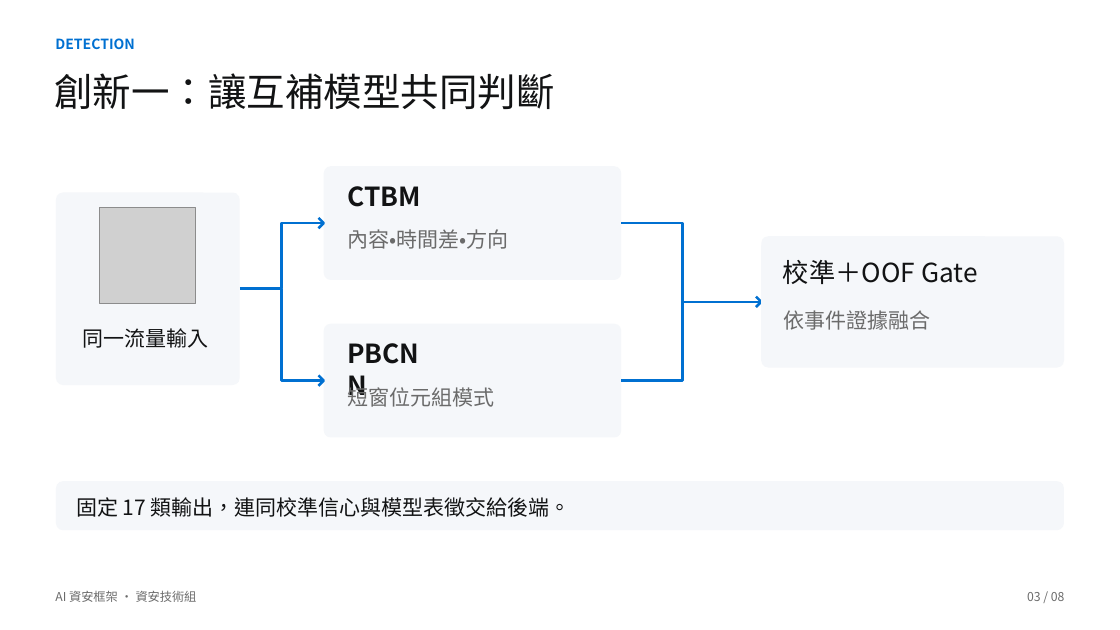
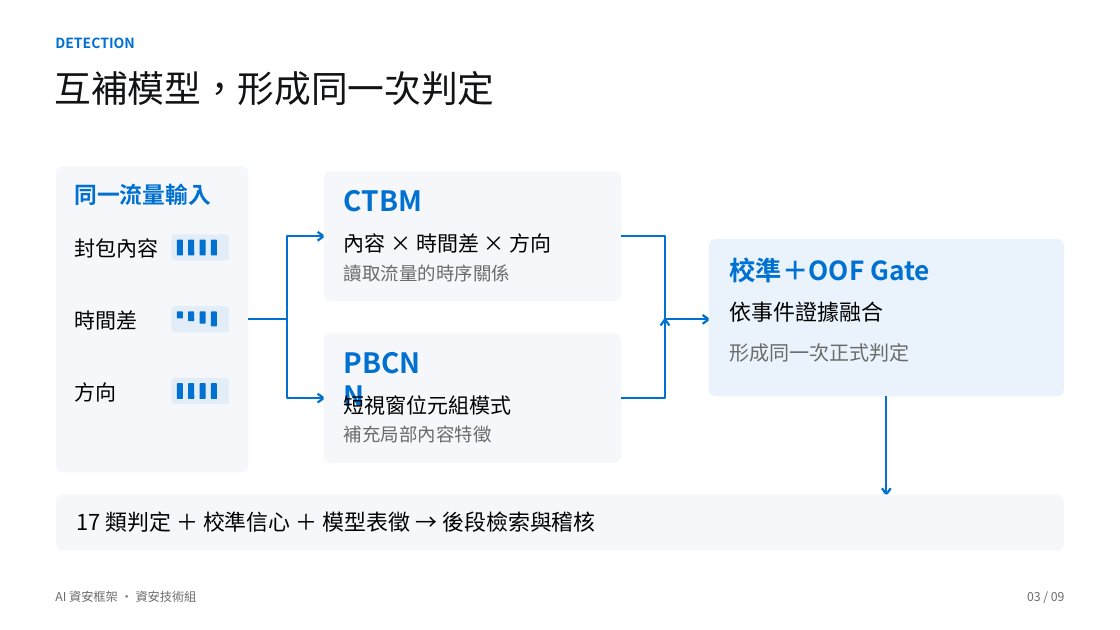
Before and after one commit to Lily09-project/innoserve-competition, a slide deck: slide 3 of deliverables/決賽簡報_AI資安框架.pptx. Drawn at 1120x630 pixels with LibreOffice and Linux fonts; fonts in the diff are those of the drawing; grey boxes stand for pictures. Boxes give left, top, right and bottom in pixels: in the first picture for what was removed or moved away, otherwise in the second. Text is boxed around its words. In the diff, an @@ line names an element or a change of style, - is before the commit and + after.

```diff
--- a/deliverables/決賽簡報_AI資安框架.pptx
+++ b/deliverables/決賽簡報_AI資安框架.pptx
@@ text at <box>55,71,495,105</box>: text changed; size 33 to 31.5 pt @@
-創新一：讓互補模型共同判斷
+互補模型，形成同一次判定
@@ proportions changed in 4 elements at <box>323,171,621,301</box>, <box>56,495,1065,551</box>, <box>323,334,621,463</box>, <box>56,166,249,473</box> @@
@@ rounded rectangle: place and size @@
-rounded rectangle at <box>56,192,240,385</box>
+rounded rectangle at <box>56,166,249,473</box>
@@ rounded rectangle: place and size @@
-rounded rectangle at <box>323,166,621,280</box>
+rounded rectangle at <box>323,171,621,301</box>
@@ text "同一流量輸入": place and size @@
-text "同一流量輸入" at <box>82,328,208,348</box>
+text "同一流量輸入" at <box>74,183,211,205</box>
@@ text "同一流量輸入" at <box>74,183,211,205</box>: size 18 to 19.5 pt, text colour #121314 to #0070D1, bold on @@
@@ picture removed at <box>100,208,197,304</box> @@
@@ text "CTBM" at <box>344,190,422,212</box>: size 22.5 to 24 pt, text colour #121314 to #0070D1 @@
@@ freeform shape removed at <box>239,223,761,381</box> @@
@@ freeform shape removed at <box>318,218,761,386</box> @@
@@ text at <box>344,233,552,253</box>: text changed; text colour #6B6B6B to #000000 @@
-內容・時間差・方向
+內容 × 時間差 × 方向
@@ rounded rectangle: place and size @@
-rounded rectangle at <box>761,236,1064,367</box>
+rounded rectangle at <box>709,239,1065,397</box>
@@ rounded rectangle at <box>709,239,1065,397</box>: fill #F5F7FA to #EAF3FC; proportions changed @@
@@ text "校準＋OOF Gate": place and size @@
-text "校準＋OOF Gate" at <box>783,260,978,284</box>
+text "校準＋OOF Gate" at <box>730,257,930,283</box>
@@ text "校準＋OOF Gate" at <box>730,257,930,283</box>: text colour #121314 to #0070D1, bold on @@
@@ text "依事件證據融合": place and size @@
-text "依事件證據融合" at <box>783,310,930,330</box>
+text "依事件證據融合" at <box>730,301,884,322</box>
@@ text "依事件證據融合" at <box>730,301,884,322</box>: size 18 to 18.8 pt, text colour #6B6B6B to #000000 @@
@@ rounded rectangle: place and size @@
-rounded rectangle at <box>323,323,621,437</box>
+rounded rectangle at <box>323,334,621,463</box>
@@ text "PBCNN" at <box>344,345,436,388</box>: size 22.5 to 24 pt, text colour #121314 to #0070D1 @@
@@ text "PBCNN": place and size @@
-text "PBCNN" at <box>347,338,434,378</box>
+text "PBCNN" at <box>344,345,436,388</box>
@@ text at <box>344,392,512,415</box>: text changed; text colour #6B6B6B to #000000 @@
-短窗位元組模式
+短視窗位元組模式
@@ rounded rectangle: place and size @@
-rounded rectangle at <box>56,481,1065,530</box>
+rounded rectangle at <box>56,495,1065,551</box>
@@ group added at <box>74,232,910,495</box>: 15 rounded rectangles, 10 freeform shapes, 6 texts @@
+封包內容
+時間差
+方向
+讀取流量的時序關係
+補充局部內容特徵
+形成同一次正式判定
@@ text at <box>76,511,596,532</box>: text changed; size 18 to 18.8 pt; text colour #121314 to #000000 @@
-固定 17 類輸出，連同校準信心與模型表徵交給後端。
+17 類判定 ＋ 校準信心 ＋ 模型表徵 → 後段檢索與稽核
```
Also in this commit, not shown: 6 other slides changed, 2 slides added, 1 slide removed, 27 other files.
